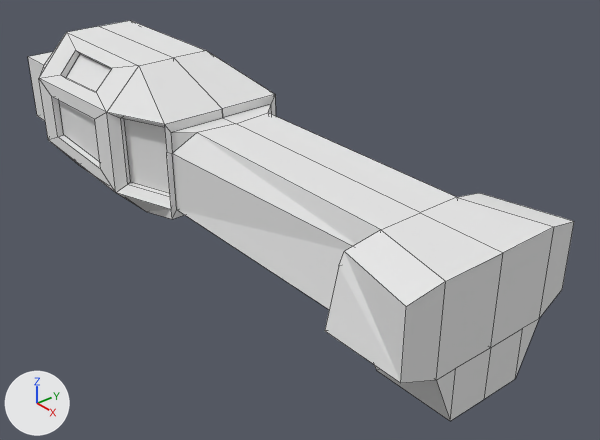
One commit to the Blender file asset_sources/oe_cruiser.blend: the scene before it, then after it.
Camera for both pictures: a 50 mm lens placed at (7.42, -5.33, 4.13), pointed at (0.41, 0.46, -0.68). Arrows for +X, +Y and +Z are at lower left; the lights stay in place. Mesh edges are drawn as thin lines.

Before the edit, the objects in view are built like this:
```python
me_cube = bpy.data.meshes.new('Cube')
me_cube.from_pydata(...)  # 87 vertices, 83 faces; spans x -4.52..3.73, y 0.0..1.14, z -1.12..1.0
me_cube.materials.append(mat_material)  # white #e7e7e7
# before: 45 (2.71, 0.99, 0.28), 46 (2.71, 0.93, 0.41) at pixel (479, 192), 47 (3.68, 1.14, -0.36) at pixel (562, 289), 48 (3.68, 1.14, 0.41) at pixel (574, 221), 49 (2.71, 1.14, -0.36)
ob_cube = bpy.data.objects.new('Cube', me_cube)
ob_cube.location = (0.0, 0.0, 0.0)
_m = ob_cube.modifiers.new('Mirror', 'MIRROR')
_m.use_axis = (False, True, False)
_m.use_clip = True
```
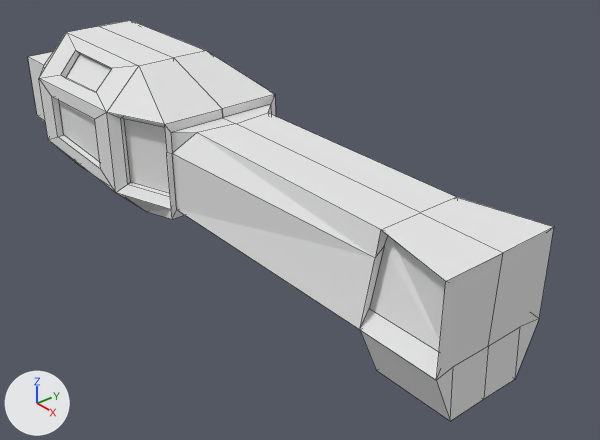
What changed in the scene script:
```text
Change me_cube:
    where me_cube.from_pydata(...)  # 87 vertices, 83 faces; spans x -4.52..3.73, y 0.0..1.14, z -1.12..1.0
    used by ob_cube; location = (0.0, 0.0, 0.0)
    me_cube part 1
    add for i in [*range(45, 50)]: me_cube.vertices[i].co += Vector((0.0, -0.57, 0.0))
    me_cube.vertices[29].co: (3.73, 0.0, -0.51) -> (3.7, 0.0, -0.5)  # pixel (490, 347) -> pixel (488, 346)
    me_cube.vertices[54].co: (3.73, 0.48, -0.51) -> (3.7, 0.48, -0.5)  # pixel (522, 328) -> pixel (520, 326)
```

Where the change shows, as pixel boxes [x1, y1, x2, y2] in the pictures (600 x 440 px; the box of a moved part takes in the faces that stretch with it):
'Cube', reshaped: before [28, 21, 574, 421]; after [28, 21, 554, 421]
part 1 of me_cube, moved or reshaped: before [325, 193, 574, 421]; after [360, 227, 554, 421]
